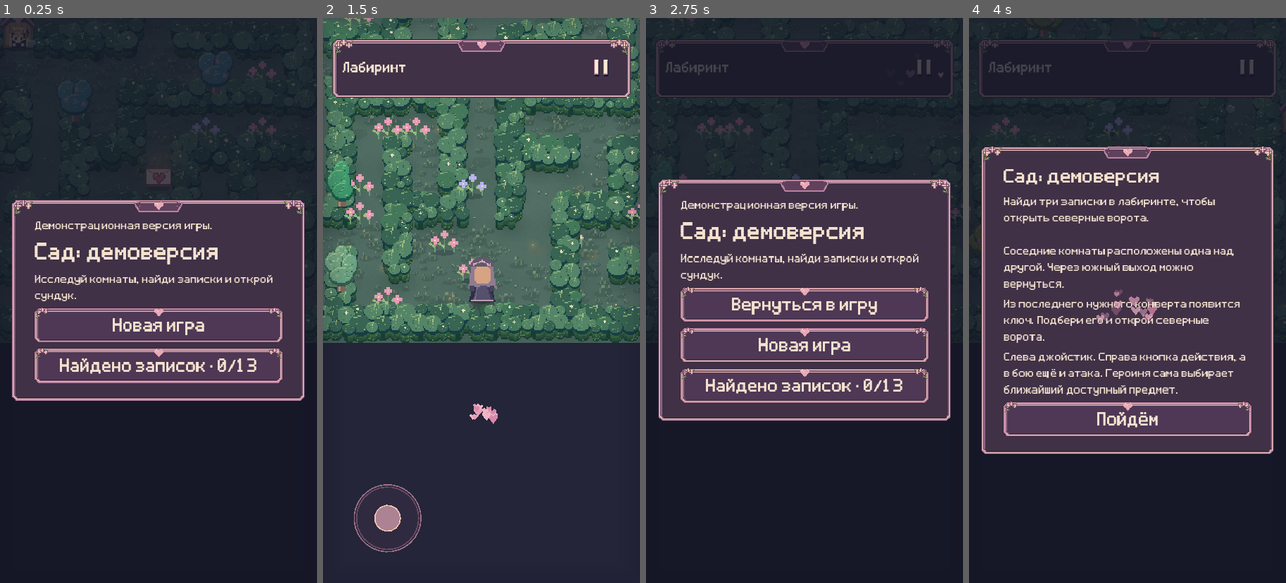
Above: before the commit, frames 1-4 (left to right).
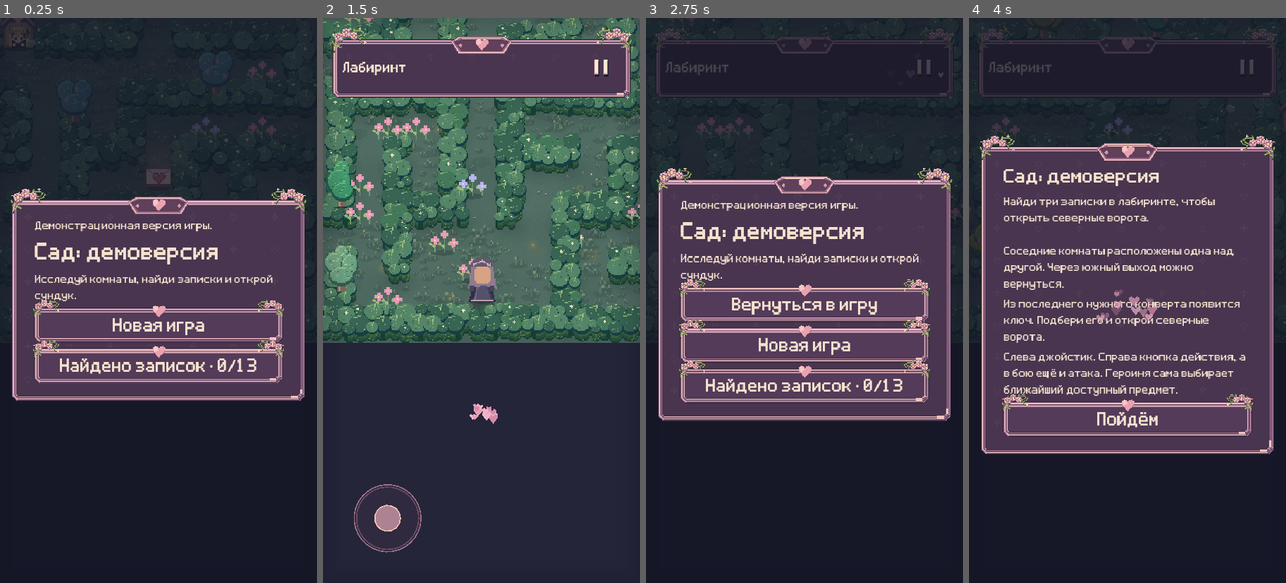
Above: after the commit, the same moments.

Repository: NQUAREx/dina-lovely
Game: Godot game, scene res://main.tscn
Same seed, same stepped clock (60 frames per second), same inputs: the game is played once before the commit and once after it. Sound files missing from this copy of the repository are replaced by a short silence.
Inputs (mouse positions are in pixels of both pictures, inside the frame that each line leads up to):
- Up to frame 1 (0.25 s): no input
- Up to frame 2 (1.5 s): click "Новая игра" at 0.5 s; click "Пойдём" at 1.25 s
- Up to frame 3 (2.75 s): click (924, 68) at 2 s
- Up to frame 4 (4 s): click "Новая игра" at 2.75 s; click "Начать новую историю" at 3.5 s

The runs differ from the first frame. In frame 1, 5.2% of the frame differs, in the area x 3-97%, y 30-68%; in frame 2, 1.8%; in frame 3, 6.7%, in the area x 2-98%, y 1-72%; in frame 4, 4.2%.

Commit message:
Enrich floral UI details and restore heart and star wallpaper

Diff:
--- a/scripts/ui_pattern.gd
+++ b/scripts/ui_pattern.gd
@@ -4,7 +4,7 @@
 const FLOWER:Texture2D=preload("res://assets/ui/flower_corner.png")
 func _ready()->void:
  mouse_filter=Control.MOUSE_FILTER_IGNORE
- clip_contents=true
+ clip_contents=false
  panel.resized.connect(fit_panel)
  call_deferred("fit_panel")
  resized.connect(queue_redraw)
@@ -13,16 +13,29 @@
  size=panel.size
 func _draw()->void:
  var is_button:=panel is Button
+ if not is_button:
+  # The wallpaper belongs below content, inset from the border. Child buttons
+  # paint their own opaque background over it, so motifs never cross a label.
+  for y in range(30,int(size.y)-22,55):
+   for x in range(28,int(size.x)-20,70):
+    var p:=Vector2(x,y)
+    var heart:=PackedVector2Array([Vector2(-5,-3),Vector2(-3,-5),Vector2(0,-2),Vector2(3,-5),Vector2(5,-3),Vector2(5,0),Vector2(0,6),Vector2(-5,0)])
+    var star:=PackedVector2Array([Vector2(-1,-6),Vector2(1,-6),Vector2(1,-2),Vector2(5,-2),Vector2(5,0),Vector2(1,0),Vector2(1,5),Vector2(-1,5),Vector2(-1,0),Vector2(-5,0),Vector2(-5,-2),Vector2(-1,-2)])
+    var shape:=star if (x/70+y/55)%2==0 else heart
+    for i in range(shape.size()):shape[i]+=p
+    shape.append(shape[0])
+    draw_polyline(shape,Color(.95,.74,.83,.065),1,false)
  var disabled:bool=is_button and panel.disabled
  var tint:=Color(.65,.58,.66,.7) if disabled else Color.WHITE
- var flower_size:=Vector2(24,20) if is_button else Vector2(36,30)
+ var flower_size:=Vector2(45,33) if is_button else Vector2(60,44)
+ var overhang:=14.0 if is_button else 20.0
  # Short system buttons have a frame, without crowding their icon with flowers.
  if not is_button or size.x>=110:
-  draw_texture_rect(FLOWER,Rect2(Vector2(2,0),flower_size),false,tint)
-  draw_set_transform(Vector2(size.x-2,0),0,Vector2(-1,1))
+  draw_texture_rect(FLOWER,Rect2(Vector2(-2,-overhang),flower_size),false,tint)
+  draw_set_transform(Vector2(size.x+2,-overhang),0,Vector2(-1,1))
   draw_texture_rect(FLOWER,Rect2(Vector2.ZERO,flower_size),false,tint)
   draw_set_transform(Vector2.ZERO)
  if size.x>=110:
   var texture:Texture2D=preload("res://assets/ui/crest_button.png") if is_button else preload("res://assets/ui/crest_panel.png")
   var target:=Vector2(texture.get_size())
-  draw_texture_rect(texture,Rect2(Vector2(floorf((size.x-target.x)/2),0),target),false,tint)
+  draw_texture_rect(texture,Rect2(Vector2(floorf((size.x-target.x)/2),-5),target),false,tint)
Binary file changed: assets/ui/crest_button.png
Binary file changed: assets/ui/crest_panel.png
Binary file changed: assets/ui/flower_corner.png
Binary file changed: assets/ui/frame_disabled.png
Binary file changed: assets/ui/frame_focus.png
Binary file changed: assets/ui/frame_hover.png
Binary file changed: assets/ui/frame_normal.png
Binary file changed: assets/ui/frame_panel.png
Binary file changed: assets/ui/frame_paper.png
Binary file changed: assets/ui/frame_pressed.png
Not shown, added: docs/game.68964ed87e28.pck
Not shown, removed: docs/game.b197c9f37de5.pck
(and 1 more such lines)
